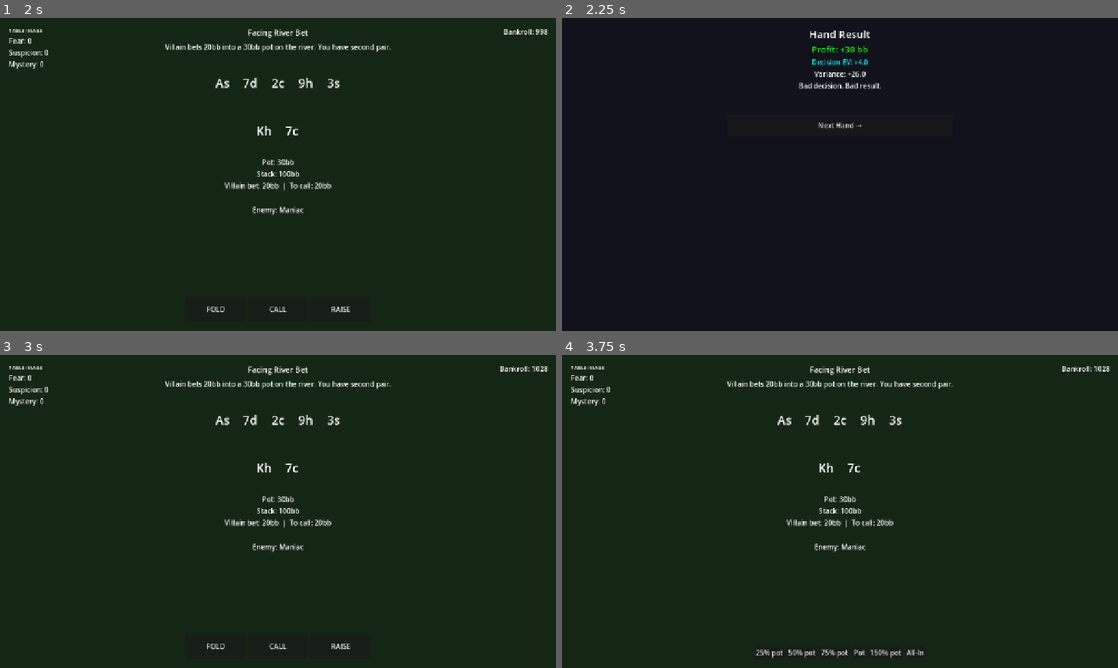
Above: before the commit, frames 1-4 (two rows, left to right).
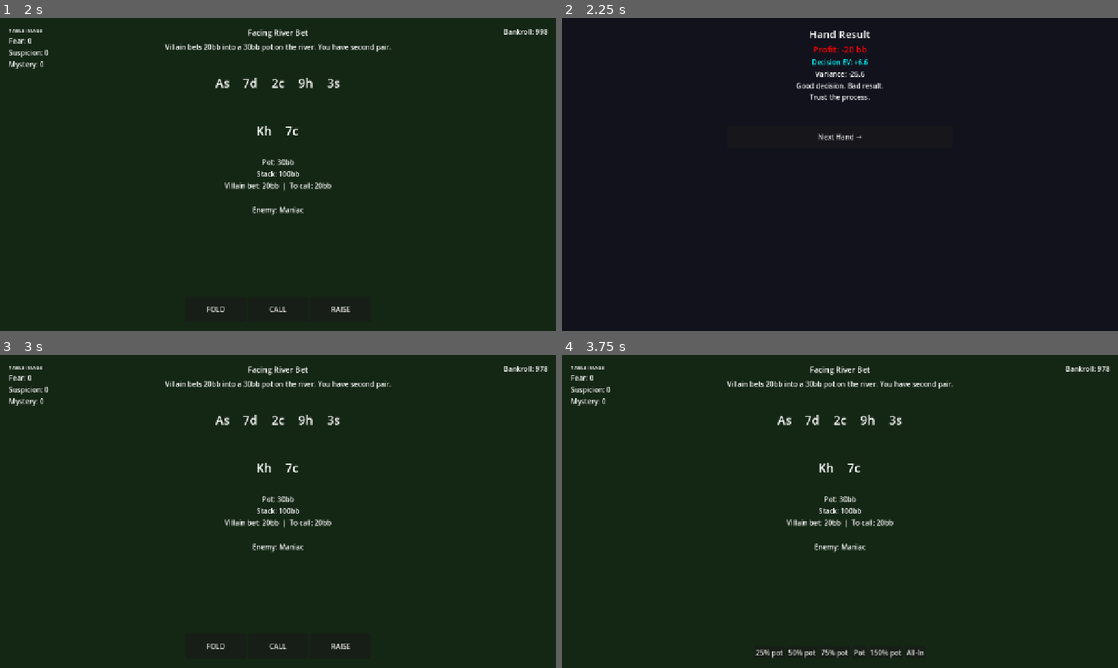
Above: after the commit, the same moments.

Repository: TianzeMYou/GTORoguelike
Game: Godot game, scene res://scenes/ui/Main.tscn
Same seed, same stepped clock (60 frames per second), same inputs: the game is played once before the commit and once after it.
Inputs:
- Up to frame 1 (2 s): click "FOLD" at 0.5 s; click "Next Hand →" at 1.25 s
- Up to frame 2 (2.25 s): click "CALL" at 2 s
- Up to frame 3 (3 s): click "Next Hand →" at 2.75 s
- Up to frame 4 (3.75 s): click "RAISE" at 3.5 s

Frame 1 is identical in both runs. In frame 2, 0.8% of the frame differs, in the area x 42-58%, y 8-40%; in frame 3, 0.1%; in frame 4, 0.1%.

Commit message:
Compute EV dynamically from equity + fold% formula

Diff:
--- a/scripts/core/HandEngine.gd
+++ b/scripts/core/HandEngine.gd
@@ -22,21 +22,26 @@
 	var result = HandResult.new()
 	result.action_taken = "fold"
 	result.profit = -_current_spot.get("amount_to_call", 0)
-	result.ev = _current_spot.get("ev_fold", -5)
+	result.ev = _current_spot.get("ev_fold", -float(_current_spot.get("amount_to_call", 0)))
 	emit_signal("hand_resolved", result)
 
 func _resolve_check() -> void:
 	var result = HandResult.new()
 	result.action_taken = "check"
 	result.profit = 0
-	result.ev = _current_spot.get("ev_check", -8)
+	result.ev = _current_spot.get("ev_check", 0.0)
 	emit_signal("hand_resolved", result)
 
 func _resolve_call() -> void:
 	var result = HandResult.new()
 	result.action_taken = "call"
-	result.profit = _current_spot.get("call_profit", 0)
-	result.ev = _current_spot.get("ev_call", 0)
+	var pot = _current_spot.get("pot", 0)
+	var villain_bet = _current_spot.get("villain_bet", 0)
+	var to_call = _current_spot.get("amount_to_call", villain_bet)
+	var equity = _current_spot.get("equity", 0.5)
+	# EV(call) = equity × (pot + villain_bet + to_call) - to_call
+	result.ev = equity * (pot + villain_bet + to_call) - to_call
+	result.profit = pot + villain_bet if randf() < equity else -to_call
 	emit_signal("hand_resolved", result)
 
 func _resolve_bet(sizing: float) -> void:
@@ -56,12 +61,18 @@
 	result.base_fold_pct = freq_data.base_fold_pct
 	result.modifiers = freq_data.modifiers
 
+	var pot = _current_spot.get("pot", 0)
+	var equity = _current_spot.get("equity", 0.5)
+	var fold_pct = freq_data.fold_pct / 100.0
+	var call_pct = freq_data.call_pct / 100.0
+
+	# EV(bet) = fold% × pot + call% × (equity × (pot + 2×bet) - bet)
+	result.ev = fold_pct * pot + call_pct * (equity * (pot + 2.0 * sizing) - sizing)
+
 	if enemy_calls:
-		result.profit = _current_spot.get("bet_called_profit", _current_spot.get("raise_called_profit", -int(sizing)))
-		result.ev = _current_spot.get("ev_bet_called", _current_spot.get("ev_raise_called", 0))
+		result.profit = pot + sizing if randf() < equity else -sizing
 	else:
-		result.profit = _current_spot.get("pot", 0)
-		result.ev = _current_spot.get("ev_bet_fold", _current_spot.get("ev_raise_fold", sizing))
+		result.profit = pot
 
 	emit_signal("hand_resolved", result)
 
--- a/scripts/core/ScriptedSpots.gd
+++ b/scripts/core/ScriptedSpots.gd
@@ -1,10 +1,9 @@
 extends Node
 
-# MVP scripted decision spots — hand-authored for early prototype
-# action_type: "bet" = you act first (Bet/Fold), "call" = facing a villain bet (Call/Raise/Fold)
+# action_type: "bet" = you act first (Bet/Check/Fold), "call" = facing a villain bet (Call/Raise/Fold)
+# equity: your probability of winning at showdown (0.0 - 1.0). Used to compute EV dynamically.
 
 const SPOTS: Array = [
-	# --- You act first: Bet or Check/Fold ---
 	{
 		"id": "river_bluff_deep",
 		"name": "River Bluff Spot",
@@ -17,11 +16,9 @@
 		"enemy_stack": 140,
 		"amount_to_call": 0,
 		"base_call_pct": 45.0,
+		"equity": 0.08,  # missed draw — almost never wins at showdown
 		"enemy_trait": {"name": "Scared Money", "fold_mod": 10.0, "call_mod": 0.0},
-		"ev_check": -8,
-		"ev_bet_fold": 14,
-		"ev_bet_called": -8,
-		"bet_called_profit": -60,
+		"ev_check": -8.0,
 	},
 	{
 		"id": "value_bet_river",
@@ -35,13 +32,10 @@
 		"enemy_stack": 100,
 		"amount_to_call": 0,
 		"base_call_pct": 55.0,
+		"equity": 0.82,  # top pair top kicker — strong favourite
 		"enemy_trait": {"name": "Calling Station", "fold_mod": 0.0, "call_mod": 15.0},
-		"ev_check": 2,
-		"ev_bet_fold": 2,
-		"ev_bet_called": 18,
-		"bet_called_profit": 60,
+		"ev_check": 2.0,
 	},
-	# --- Facing a villain bet: Call, Raise, or Fold ---
 	{
 		"id": "facing_river_bet",
 		"name": "Facing River Bet",
@@ -55,13 +49,12 @@
 		"enemy_stack": 100,
 		"amount_to_call": 20,
 		"base_call_pct": 50.0,
+		"equity": 0.38,  # second pair vs polarised range
 		"enemy_trait": {"name": "Maniac", "fold_mod": 0.0, "call_mod": 0.0},
-		"ev_fold": -5,
-		"ev_call": 4,
-		"ev_raise_fold": 12,
-		"ev_raise_called": -18,
+		"ev_fold": -5.0,
+		"ev_raise_fold": 12.0,
+		"ev_raise_called": -18.0,
 		"raise_called_profit": -100,
-		"call_profit": 30,
 	},
 	{
 		"id": "facing_turn_cbet",
@@ -76,15 +69,13 @@
 		"enemy_stack": 80,
 		"amount_to_call": 15,
 		"base_call_pct": 50.0,
+		"equity": 0.36,  # flush draw ~36% equity on turn
 		"enemy_trait": {"name": "Pro Reg", "fold_mod": 0.0, "call_mod": 0.0},
-		"ev_fold": -6,
-		"ev_call": 8,
-		"ev_raise_fold": 14,
-		"ev_raise_called": 2,
+		"ev_fold": -6.0,
+		"ev_raise_fold": 14.0,
+		"ev_raise_called": 2.0,
 		"raise_called_profit": 20,
-		"call_profit": 20,
 	},
-	# --- Shove/Fold preflop ---
 	{
 		"id": "shove_or_fold_short",
 		"name": "Short Stack Shove/Fold",
@@ -98,13 +89,12 @@
 		"enemy_stack": 25,
 		"amount_to_call": 2,
 		"base_call_pct": 40.0,
+		"equity": 0.55,  # AJo slight favourite vs villain's open range
 		"enemy_trait": {"name": "Pro Reg", "fold_mod": 0.0, "call_mod": 0.0},
-		"ev_fold": -1,
-		"ev_call": 1,
-		"ev_raise_fold": 8,
-		"ev_raise_called": 4,
+		"ev_fold": -1.0,
+		"ev_raise_fold": 8.0,
+		"ev_raise_called": 4.0,
 		"raise_called_profit": 25,
-		"call_profit": 4,
 	},
 ]
 
